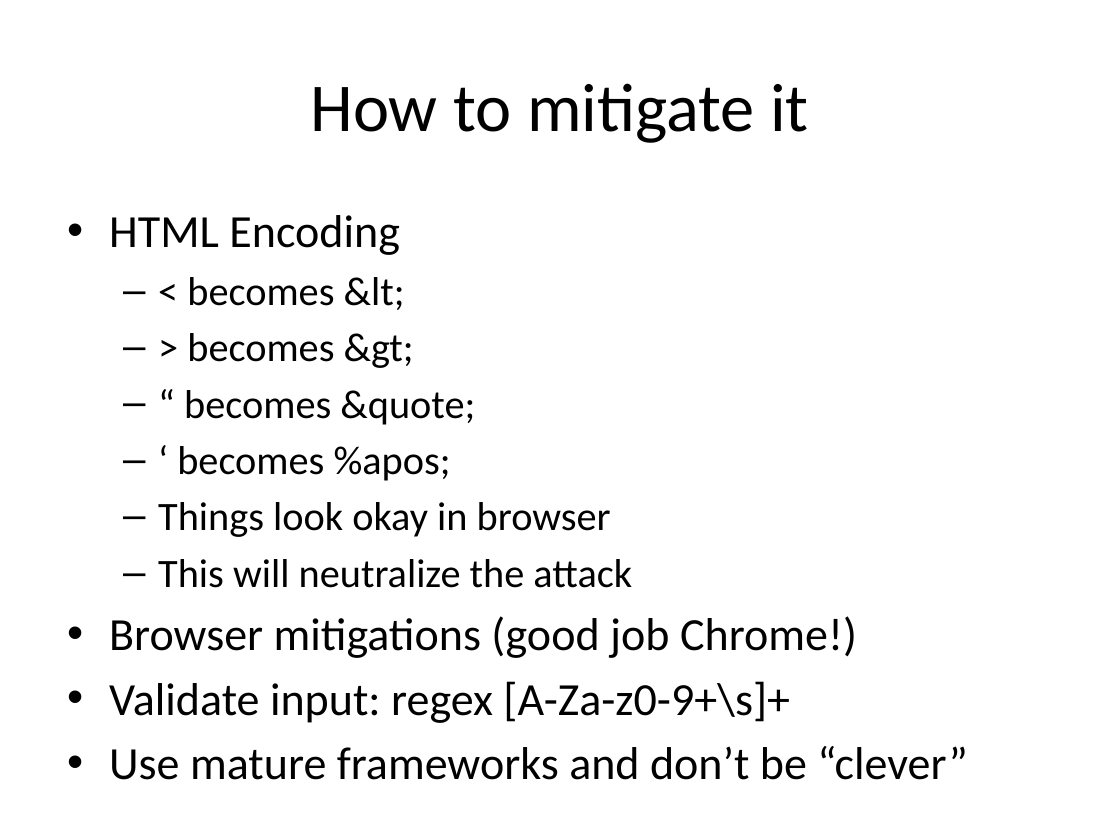
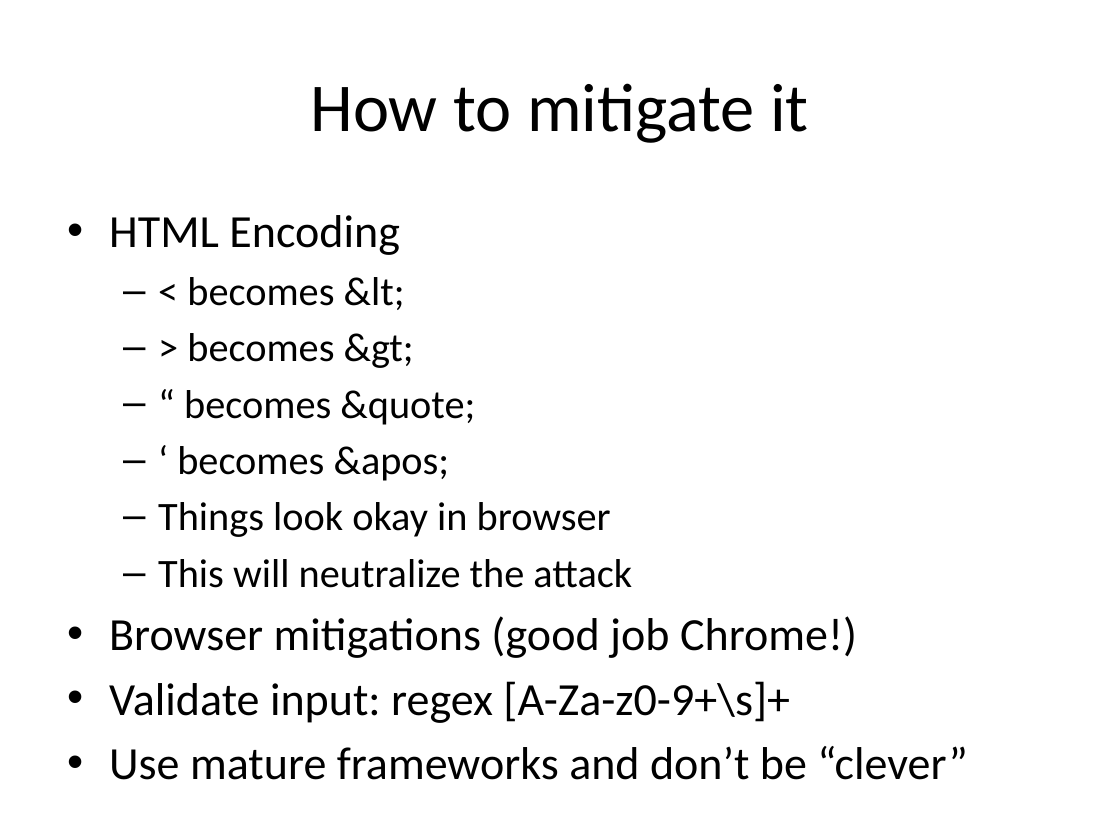
Before and after one commit to JD-Gonz/info415_sp15, a slide deck: slide 24 of week 2/week 2 - xss introduction.pptx. Drawn at 1120x840 pixels with LibreOffice and Linux fonts; fonts in the diff are those of the drawing. Boxes give left, top, right and bottom in pixels: in the first picture for what was removed or moved away, otherwise in the second. Text is boxed around its words. In the diff, an @@ line names an element or a change of style, - is before the commit and + after.

```diff
--- a/week 2/week 2 - xss introduction.pptx
+++ b/week 2/week 2 - xss introduction.pptx
@@ text at bbox=[177, 446, 450, 481]: text changed @@
-  – ‘ becomes %apos;
+  – ‘ becomes &apos;
```
Also in this commit, not shown: 1 other slide changed, 3 other files.
